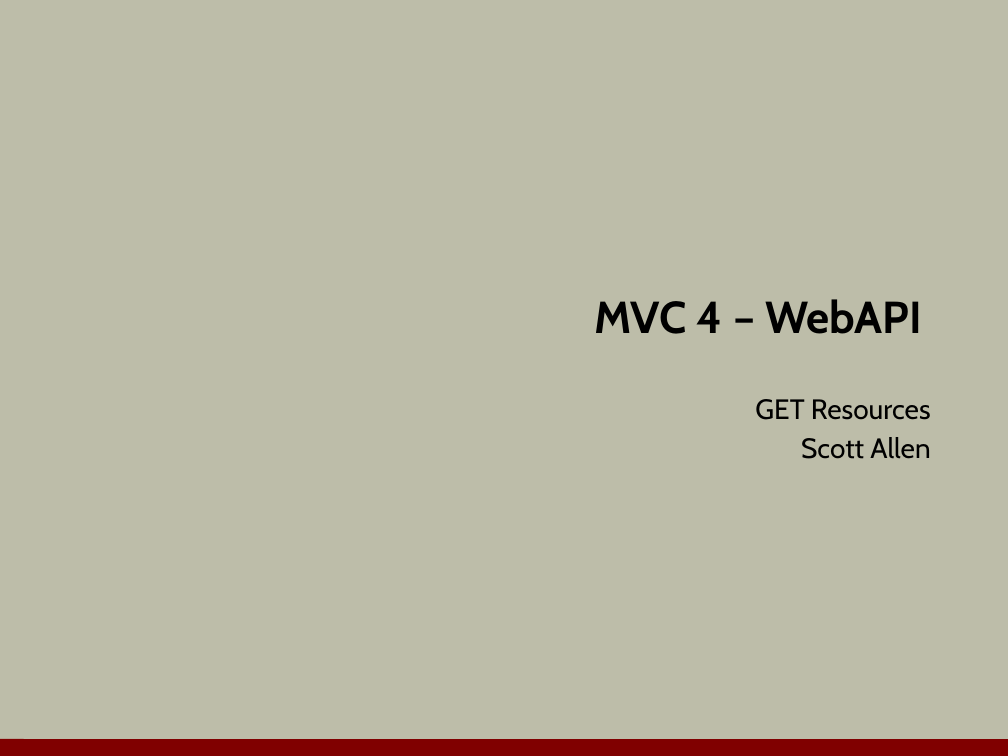
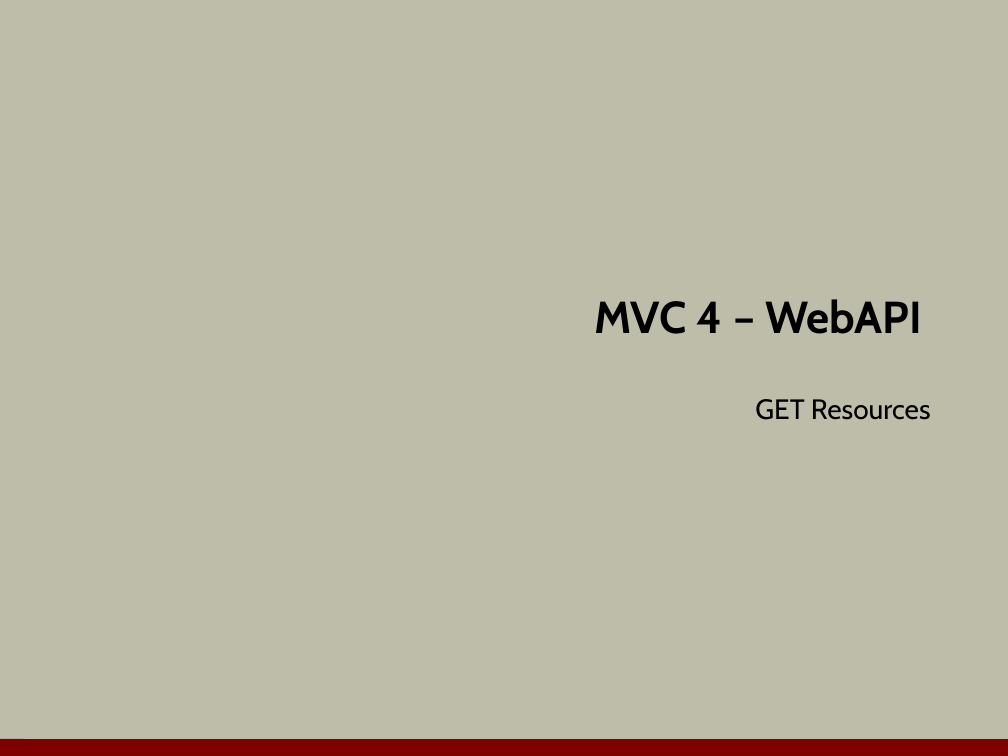
Before and after one commit to OdeToCode/classes, a slide deck: slide 1 of mvc/slides/14_webapi.pptx. Drawn at 1008x756 pixels with LibreOffice and Linux fonts; fonts in the diff are those of the drawing; background and template pictures are left out. Boxes give left, top, right and bottom in pixels: in the first picture for what was removed or moved away, otherwise in the second. Text is boxed around its words. In the diff, an @@ line names an element or a change of style, - is before the commit and + after.

```diff
--- a/mvc/slides/14_webapi.pptx
+++ b/mvc/slides/14_webapi.pptx
@@ subtitle at box(801, 437, 930, 459): paragraph removed @@
-Scott Allen
```
Also in this commit, not shown: 2 other slides changed, 4 other files.
